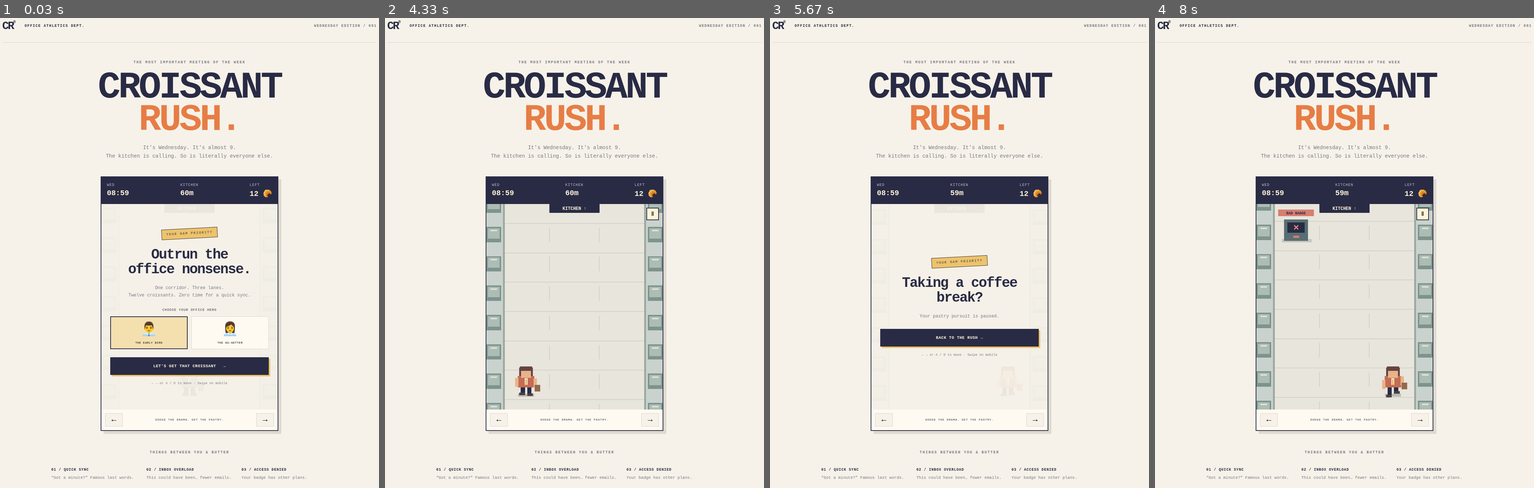
Above: before the commit, frames 1-4 (left to right).
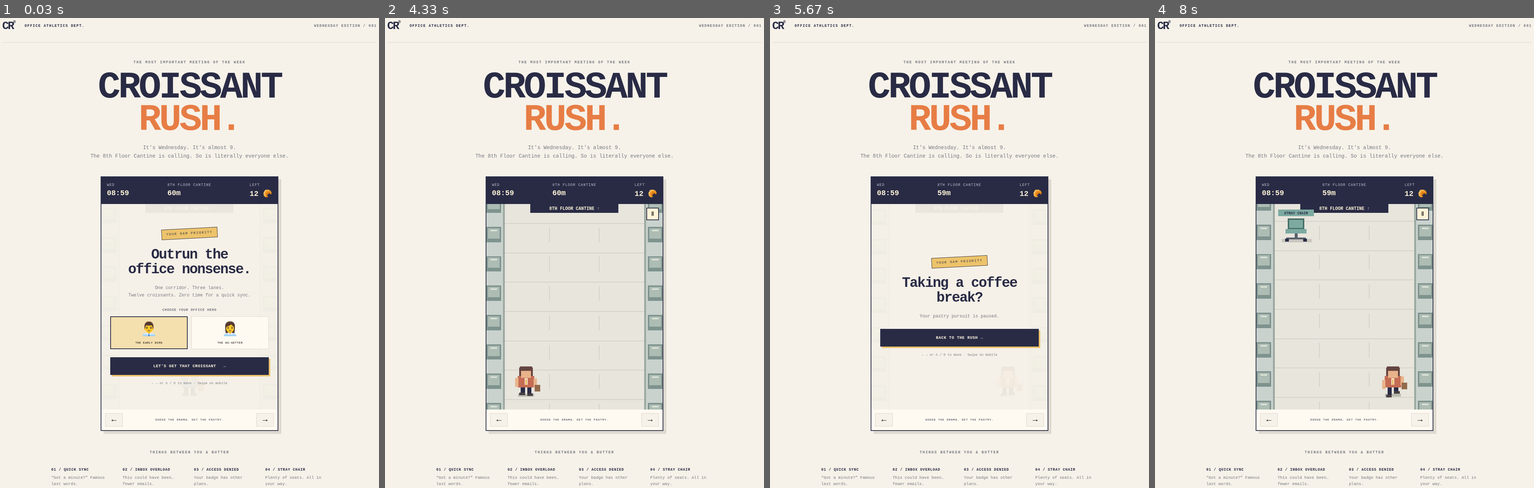
Above: after the commit, the same moments.

Repository: erika-chang/office-game
Game: browser game, page index.html
The game is run twice, just before and just after one commit, with the same random seed, the same clock (stepped at 60 frames per second) and the same inputs.
Inputs:
- Up to frame 1 (0.03 s): no input
- Up to frame 2 (4.33 s): click "👩‍💼 THE GO-GETTER" at 0.27 s; hold D 1.03-1.53 s; click "👩‍💼 THE GO-GETTER" at 1.27 s; tap Space at 1.52 s; hold A 1.58-2.15 s; click "LET'S GET THAT CROISSANT →" at 2.02 s; hold D 2.2-2.87 s; tap Escape at 2.27 s; click "←" at 2.77 s; hold A 2.92-3.35 s; hold D 3.4-3.9 s; click "→" at 3.52 s; hold A from 3.95 s (still down); click "BACK TO THE RUSH →" at 4.27 s
- Up to frame 3 (5.67 s): release A at 4.52 s; hold D 4.57-5.23 s; click "Ⅱ" at 5.02 s; hold A from 5.28 s (still down)
- Up to frame 4 (8 s): release A at 5.72 s; click "→" at 5.77 s; hold D 5.77-6.27 s; hold A 6.32-6.88 s; click "←" at 6.52 s; click "BACK TO THE RUSH →" at 7.27 s

The runs differ from the first frame. In frame 1, 0.6% of the frame differs, in the area x 13-85%, y 28-100%; in frame 2, 0.8%; in frame 3, 0.6%; in frame 4, 1.2%.

Commit message:
Add stray chairs and increase obstacle frequency; name Cantine

Diff:
--- a/index.html
+++ b/index.html
@@ -10,9 +10,9 @@
 <body>
   <main>
     <header><a href="./" class="brand">CR<span>®</span></a><span>OFFICE ATHLETICS DEPT.</span><span class="edition">WEDNESDAY EDITION / 001</span></header>
-    <section class="intro"><div class="eyebrow">THE MOST IMPORTANT MEETING OF THE WEEK</div><h1>CROISSANT<br><span>RUSH.</span></h1><p>It's Wednesday. It's almost 9.<br>The kitchen is calling. So is literally everyone else.</p></section>
+    <section class="intro"><div class="eyebrow">THE MOST IMPORTANT MEETING OF THE WEEK</div><h1>CROISSANT<br><span>RUSH.</span></h1><p>It's Wednesday. It's almost 9.<br>The 8th Floor Cantine is calling. So is literally everyone else.</p></section>
     <section class="machine" aria-label="Croissant Rush game">
-      <div class="dashboard"><span>WED <b id="clock">08:59</b></span><span>KITCHEN <b id="distance">60m</b></span><span>LEFT <b id="croissants">12 🥐</b></span></div>
+      <div class="dashboard"><span>WED <b id="clock">08:59</b></span><span>8TH FLOOR CANTINE <b id="distance">60m</b></span><span>LEFT <b id="croissants">12 🥐</b></span></div>
       <div class="playfield">
         <canvas id="game" width="480" height="560" aria-label="Three lane office runner. Switch lanes to avoid office interruptions."></canvas>
         <div id="overlay" class="overlay">
@@ -25,7 +25,7 @@
       </div>
       <div class="controls"><button id="left" aria-label="Move left">←</button><span>DODGE THE DRAMA. GET THE PASTRY.</span><button id="right" aria-label="Move right">→</button></div>
     </section>
-    <aside><span class="eyebrow">THINGS BETWEEN YOU & BUTTER …(218 unchanged characters)… >Your badge has other plans.</span></p></div></aside>
+    <aside><span class="eyebrow">THINGS BETWEEN YOU & BUTTER …(218 unchanged characters)… >Your badge has other plans.</span></p><p><b>04 / STRAY CHAIR</b><span>Plenty of seats. All in your way.</span></p></div></aside>
     <footer><span>BUILT FOR THE BREAK ROOM.</span><span>NO WORK WAS DONE IN THE MAKING OF THIS GAME.</span></footer>
   </main>
   <script type="module" src="src/main.js"></script>
--- a/src/game.js
+++ b/src/game.js
@@ -2,6 +2,7 @@
   { name: 'QUICK SYNC?', message: '“Just a quick sync.” +5 seconds', color: '#a38dba' },
   { name: '27 EMAILS', message: 'Replying all… +5 seconds', color: '#e7b863' },
   { name: 'BAD BADGE', message: 'Access denied. Again. +5 seconds', color: '#d77d71' },
+  { name: 'STRAY CHAIR', message: 'Who left a chair here? +5 seconds', color: '#7caaa1' },
 ];
 
 export function createGame(character = 'male') {
@@ -21,7 +22,7 @@
   game.spawn -= dt;
   if (game.spawn <= 0 && !game.delay) {
     game.obstacles.push({ lane: Math.floor(random() * 3), type: Math.floor(random() * TYPES.length), y: -70, hit: false });
-    game.spawn = 1.25 + random() * .45;
+    game.spawn = .95 + random() * .35;
   }
   for (const obstacle of game.obstacles) {
     if (!game.delay) obstacle.y += (155 + game.distance * .65) * dt;
--- a/src/render.js
+++ b/src/render.js
@@ -14,7 +14,7 @@
     }
   }
   rect(45, 0, 5, 560, '#9ca9a1');rect(430, 0, 5, 560, '#9ca9a1');
-  rect(172, 0, 136, 24, '#292b45');text('KITCHEN ↑', 240, 16, 12, '#fff4d8');
+  rect(120, 0, 240, 24, '#292b45');text('8TH FLOOR CANTINE ↑', 240, 16, 12, '#fff4d8');
   for (const obstacle of game.obstacles) {
     const x = 108 + obstacle.lane * 132, y = obstacle.y;
     const type = TYPES[obstacle.type];
@@ -25,9 +25,13 @@
     } else if (obstacle.type === 1) {
       for (let i = 0; i < 3; i++) { rect(x - 30 + i * 5, y + 18 - i * 10, 55, 30, '#a17d43');rect(x - 27 + i * 5, y + 20 - i * 10, 49, 23, '#f4d58e'); }
       text('@', x + 7, y + 22, 22);
-    } else {
+    } else if (obstacle.type === 2) {
       rect(x - 33, y - 5, 66, 58, '#596e72');rect(x - 24, y + 3, 48, 28, '#292b45');
       text('×', x, y + 25, 26, '#f18b79');rect(x - 8, y + 39, 16, 6, '#d77d71');
+    } else {
+      rect(x - 23, y - 8, 46, 30, '#496e69');rect(x - 19, y - 4, 38, 22, type.color);
+      rect(x - 29, y + 21, 58, 12, type.color);rect(x - 4, y + 33, 8, 13, '#59616b');
+      rect(x - 27, y + 44, 54, 5, '#59616b');rect(x - 30, y + 47, 10, 8, '#292b45');rect(x + 20, y + 47, 10, 8, '#292b45');
     }
     rect(x - 49, y - 32, 98, 18, type.color);text(type.name, x, y - 19, 10);
   }
@@ -42,5 +46,5 @@
   rect(x - 14, y - 19, 28, 25, '#e8b38b');rect(x - 17, y - 25, 34, 12, '#654440');
   rect(x - 4, y + 7, 8, 18, '#f8ead1');rect(x - 2, y + 10, 4, 15, '#e5b85f');
   rect(x + 24, y + 24 - step, 15, 18, '#936a4c');
-  if (game.distance > 55) {rect(50, 65 + (game.distance - 55) * 65, 380, 8, '#edc36b');text('🥐  THE BREAK ROOM  🥐', 240, 55 + (game.distance - 55) * 65, 17);}
+  if (game.distance > 55) {rect(50, 65 + (game.distance - 55) * 65, 380, 8, '#edc36b');text('🥐  8TH FLOOR CANTINE  🥐', 240, 55 + (game.distance - 55) * 65, 17);}
 }
